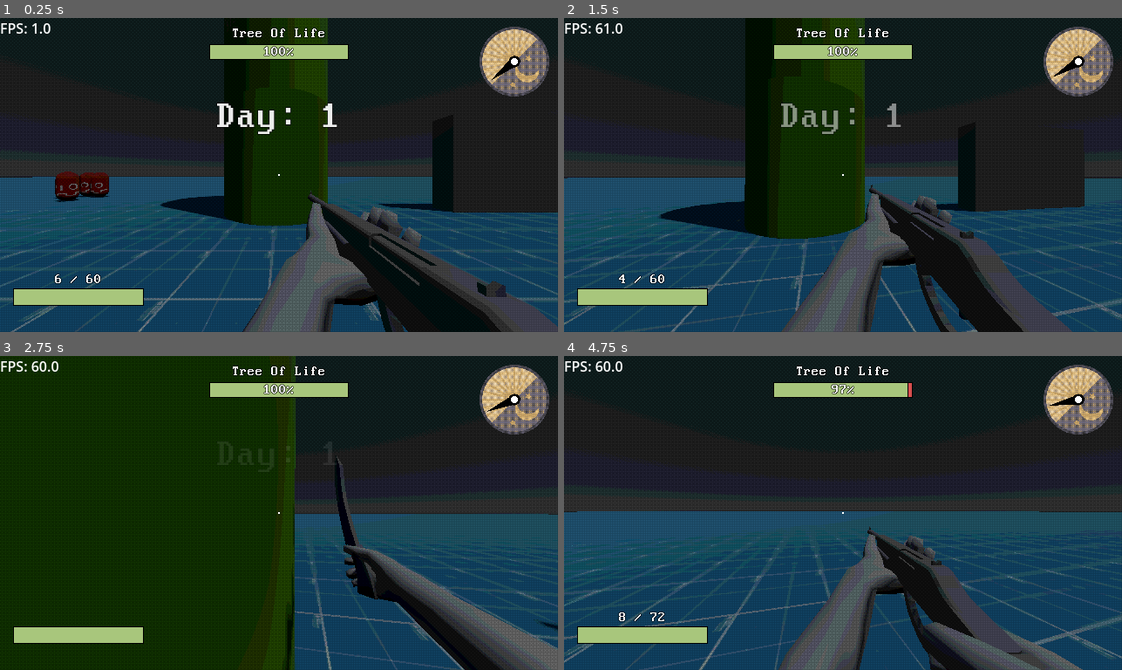
Above: before the commit, frames 1-4 (two rows, left to right).
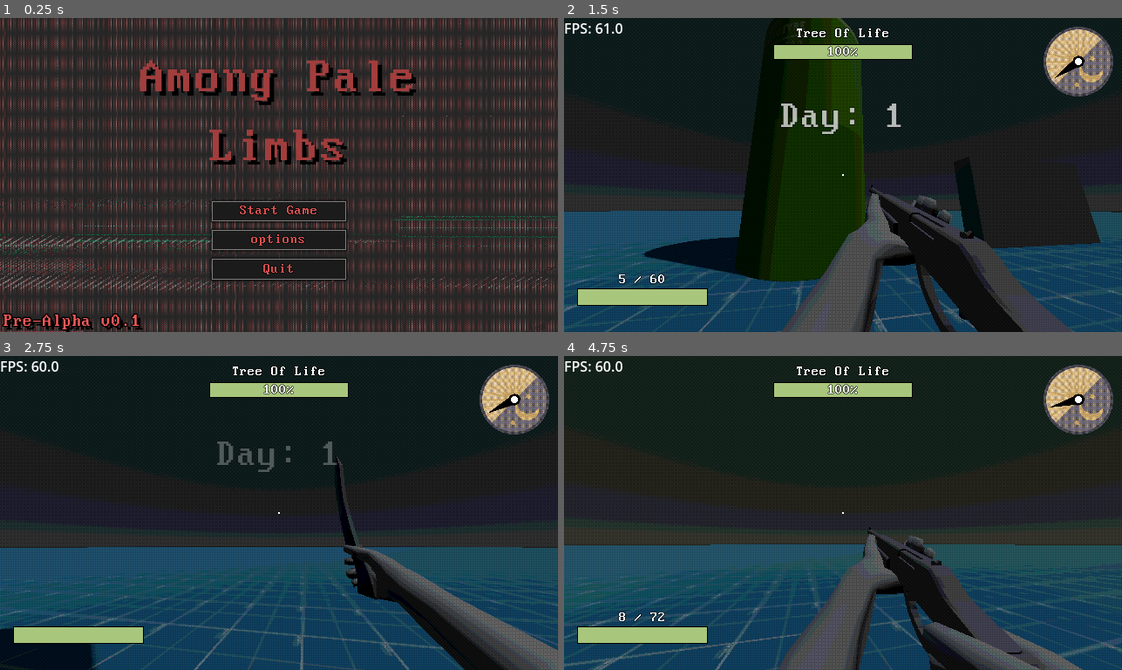
Above: after the commit, the same moments.

Repository: EmilHakala/treeoflife
Game: Godot game, scene res://Menu/MainMenu/MainMenu.tscn
The game is run twice, just before and just after one commit, with the same random seed, the same clock (stepped at 60 frames per second) and the same inputs. Before the commit the project starts from res://Test_Scene/main.tscn.
Inputs (mouse positions are in pixels of both pictures, inside the frame that each line leads up to):
- Up to frame 1 (0.25 s): no input
- Up to frame 2 (1.5 s): click (843, 212) at 0.5 s, where only the run after the commit has a clickable "Start Game"; tap Enter at 1.25 s; move the mouse to (870, 175) at 1.27 s; hold W from 1.28 s (still down); click (870, 175) at 1.35 s
- Up to frame 3 (2.75 s): keep holding W; move the mouse to (251, 513) at 2.02 s; tap 1 (slot_1) at 2.1 s
- Up to frame 4 (4.75 s): keep holding W; move the mouse to (854, 506) at 2.77 s; hold 2 (slot_2) 2.78-3.53 s; move the mouse to (837, 519) at 3.52 s; tap 3 (slot_3) at 3.6 s; move the mouse to (887, 516) at 4.27 s; hold E from 4.28 s (still down)

The runs differ from the first frame. In frame 1, 80% of the frame differs, in the area x 0-100%, y 0-100%; in frame 2, 17%; in frame 3, 57%; in frame 4, 15%.

Commit message:
Pre-alpha v0.1-RC

Diff:
--- a/Menu/MainMenu/MainMenu.tscn
+++ b/Menu/MainMenu/MainMenu.tscn
@@ -114,27 +114,21 @@
 text = "Quit"
 
 [node name="Label" type="Label" parent="."]
-visible = false
 layout_mode = 1
-anchors_preset = 8
-anchor_left = 0.5
-anchor_top = 0.5
-anchor_right = 0.5
-anchor_bottom = 0.5
-offset_left = -180.5
-offset_top = -101.0
-offset_right = 180.5
-offset_bottom = -61.0
-grow_horizontal = 2
-grow_vertical = 2
+anchors_preset = 2
+anchor_top = 1.0
+anchor_bottom = 1.0
+offset_top = -22.0
+offset_right = 166.0
+grow_vertical = 0
 theme_override_colors/font_color = Color(0.941176, 0.352941, 0.352941, 1)
 theme_override_colors/font_shadow_color = Color(0, 0, 0, 1)
 theme_override_constants/shadow_offset_x = 4
 theme_override_constants/shadow_offset_y = 4
 theme_override_constants/outline_size = 5
 theme_override_fonts/font = ExtResource("1_sij70")
-theme_override_font_sizes/font_size = 50
-text = "AMONG PALE LIMBS"
+theme_override_font_sizes/font_size = 20
+text = "Pre-Alpha v0.1"
 horizontal_alignment = 1
 
 [connection signal="pressed" from="VBoxContainer/Start" to="." method="_on_start_pressed"]
--- a/Menu/PauseMenu/pause_menu.gd
+++ b/Menu/PauseMenu/pause_menu.gd
@@ -34,7 +34,8 @@
 
 
 func _on_quit_pressed() -> void:
-	get_tree().quit()
+	get_tree().paused = false
+	get_tree().change_scene_to_file("res://Menu/MainMenu/MainMenu.tscn")
 
 
 func _process(_delta: float) -> void:
--- a/Systems/DayNightSystem/dn_system.gd
+++ b/Systems/DayNightSystem/dn_system.gd
@@ -45,7 +45,9 @@
 func spawn_enemy():
 	var spawn_point: Vector3 = global_transform.origin
 	var enemy = enemy_scene.instantiate()
-	enemy.collided_with_player.connect(player_character._on_simple_enemy_collided_with_player)
+	enemy.player_character = player_character
+	enemy.tree = tree
+	enemy.add_to_group("Enemy")
 	add_child(enemy)
 	enemy.global_transform.origin = spawn_point
 	enemies_spawned += 1
--- a/Test_Scene/main.tscn
+++ b/Test_Scene/main.tscn
@@ -44,7 +44,8 @@
 
 [node name="PlayerCharacter" parent="." instance=ExtResource("1_nstlf")]
 transform = Transform3D(1, 0, 0, 0, 1, 0, 0, 0, 1, 7.94428, 3, 0)
-collision_mask = 17
+collision_layer = 19
+collision_mask = 3
 
 [node name="MeshInstance3D" type="MeshInstance3D" parent="."]
 transform = Transform3D(200, 0, 0, 0, 200, 0, 0, 0, 200, 0, 0, 0)
@@ -105,12 +106,3 @@
 
 [node name="DnSystem" parent="." instance=ExtResource("7_yupyr")]
 transform = Transform3D(1, 0, 0, 0, 1, 0, 0, 0, 1, 0, 1.6066, 44.5091)
-
-[connection signal="collided_with_player" from="SimpleEnemy" to="PlayerCharacter" method="_on_simple_enemy_collided_with_player"]
-[connection signal="collided_with_static_on_layer_5" from="SimpleEnemy" to="Tree" method="_on_simple_enemy_collided_with_static_on_layer_5"]
-[connection signal="collided_with_player" from="SimpleEnemy2" to="PlayerCharacter" method="_on_simple_enemy_collided_with_player"]
-[connection signal="collided_with_static_on_layer_5" from="SimpleEnemy2" to="Tree" method="_on_simple_enemy_collided_with_static_on_layer_5"]
-[connection signal="collided_with_player" from="SimpleEnemy3" to="PlayerCharacter" method="_on_simple_enemy_collided_with_player"]
-[connection signal="collided_with_static_on_layer_5" from="SimpleEnemy3" to="Tree" method="_on_simple_enemy_collided_with_static_on_layer_5"]
-[connection signal="collided_with_player" from="SimpleEnemy4" to="PlayerCharacter" method="_on_simple_enemy_collided_with_player"]
-[connection signal="collided_with_static_on_layer_5" from="SimpleEnemy4" to="Tree" method="_on_simple_enemy_collided_with_static_on_layer_5"]
--- a/enemies/simple_enemy.gd
+++ b/enemies/simple_enemy.gd
@@ -1,9 +1,14 @@
 extends CharacterBody3D
 
-signal collided_with_static_on_layer_5
-signal collided_with_player  # New signal
 
 @onready var blood_fx_scene: PackedScene = preload("res://enemies/BloodImpact.tscn")
+
+#Collision calls
+var player_character: Node = null
+var tree: Node = null
+
+
+
 
 var target_position: Vector3 = Vector3.ZERO
 var visible_target: Node3D = null
@@ -52,6 +57,7 @@
 	for i in range(collision_count):
 		var collision = get_slide_collision(i)
 		var collider = collision.get_collider()
+		print(collider)
 
 		# Detect collision with static object on layer 5
 		if collider is StaticBody3D:
@@ -61,7 +67,7 @@
 
 				if collider != last_static_collision:
 					last_static_collision = collider
-					emit_signal("collided_with_static_on_layer_5")
+					tree._on_simple_enemy_collided_with_static_on_layer_5()
 					print("Collided with StaticBody3D on layer 5: ", collider.name)
 
 					# Apply a smooth pushback
@@ -72,7 +78,7 @@
 		if collider.is_in_group("PlayerCharacter"):  # Assumes your player node is in group 'player'
 			if collider != last_player_collision:
 				last_player_collision = collider
-				emit_signal("collided_with_player")
+				player_character._on_simple_enemy_collided_with_player()
 				print("Collision with Player: ", collider.name)
 				var push_direction = -collision.get_normal().normalized()
 				pushback_velocity = push_direction * -7.0
--- a/enemies/simple_enemy.tscn
+++ b/enemies/simple_enemy.tscn
@@ -13,6 +13,8 @@
 texture_filter = 0
 
 [node name="SimpleEnemy" type="CharacterBody3D" groups=["Enemy"]]
+collision_layer = 3
+collision_mask = 17
 script = ExtResource("1_upmka")
 
 [node name="CollisionShape3D" type="CollisionShape3D" parent="."]
--- a/project.godot
+++ b/project.godot
@@ -12,7 +12,7 @@
 
 config/name="TreeOfLife"
 config/version="0.1"
-run/main_scene="uid://bec4lt0byjcxs"
+run/main_scene="uid://j1brfvvmchs1"
 config/features=PackedStringArray("4.4", "Forward Plus")
 config/icon="res://icon.svg"
 
